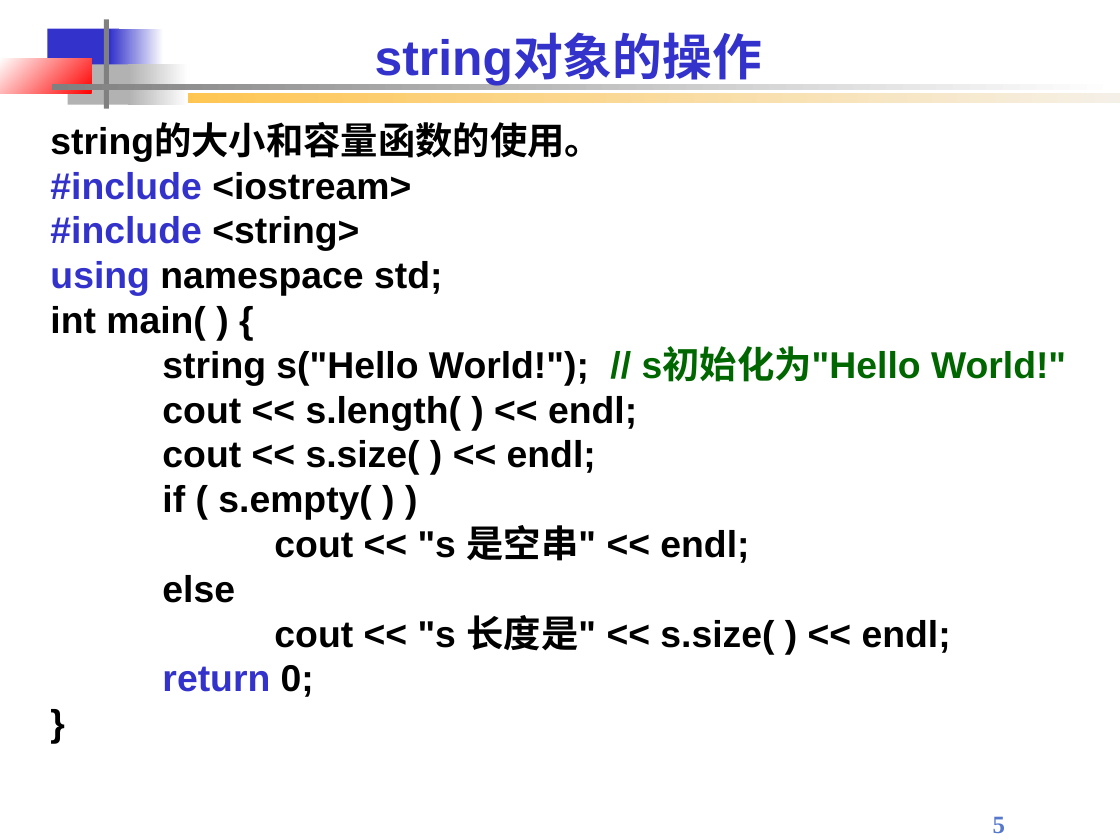
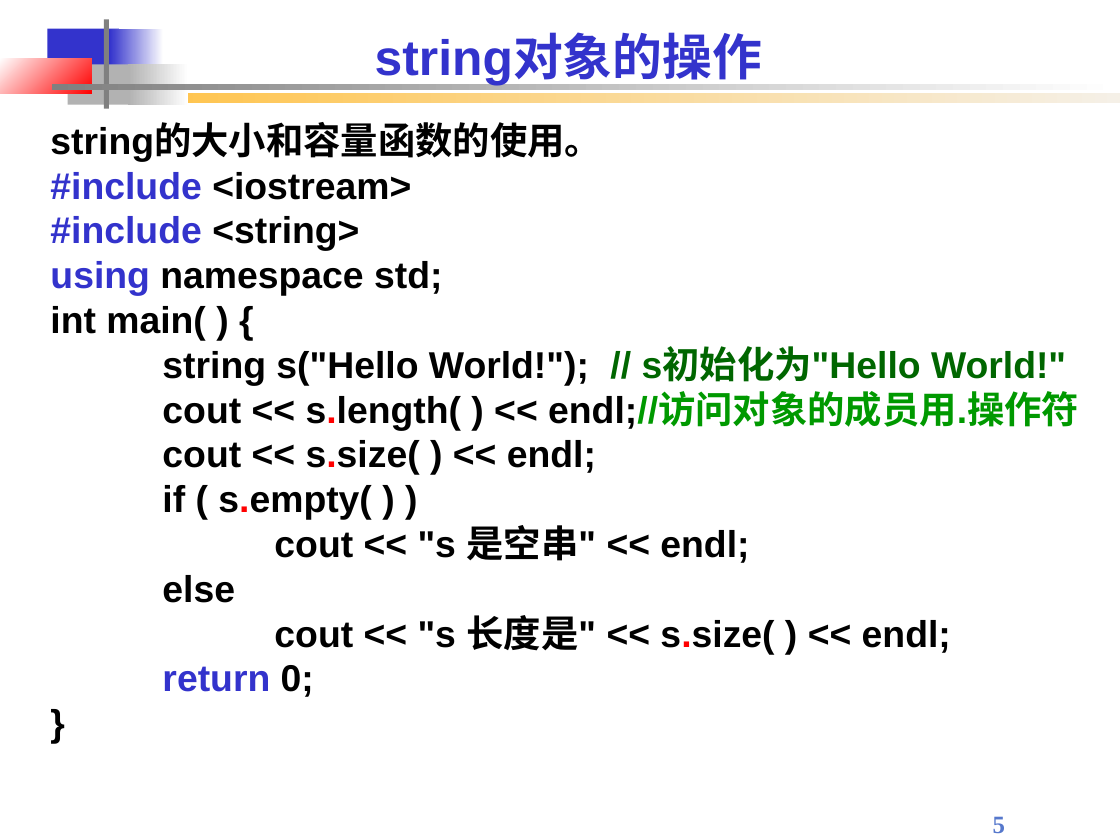
Before and after one commit to Changhe160/Changhe160.github.io, a slide deck: slide 5 of teachingRes/Cplusplus/string and vector.ppt. Drawn at 1120x840 pixels with LibreOffice and Linux fonts; fonts in the diff are those of the drawing; background and template pictures are left out. Boxes give left, top, right and bottom in pixels: in the first picture for what was removed or moved away, otherwise in the second. Text is boxed around its words. In the diff, an @@ line names an element or a change of style, - is before the commit and + after.

```diff
--- a/teachingRes/Cplusplus/string and vector.ppt
+++ b/teachingRes/Cplusplus/string and vector.ppt
@@ text at [162,393,1079,430]: text changed @@
-cout << s.length( ) << endl;
+cout << s.length( ) << endl;//访问对象的成员用.操作符
@@ text at [162,440,951,654]: text colour #000000 to #FF0000 in "s.size(", "s.empty(", "s.size(" @@
```
Also in this commit, not shown: 15 other slides changed, 1 other file.
